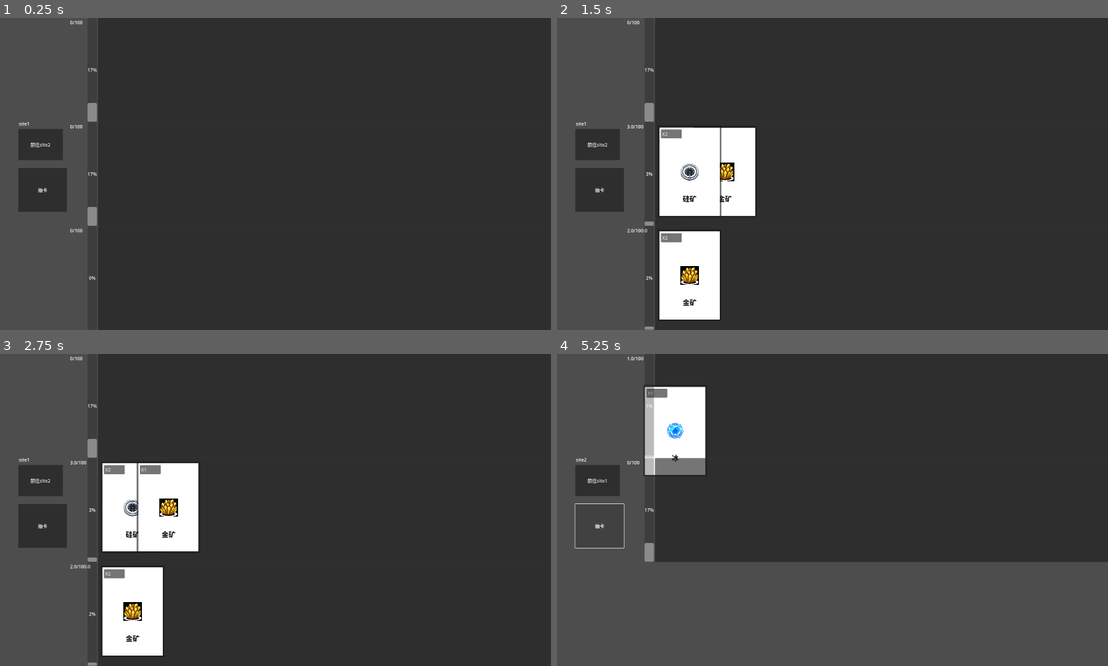
Above: before the commit, frames 1-4 (two rows, left to right).
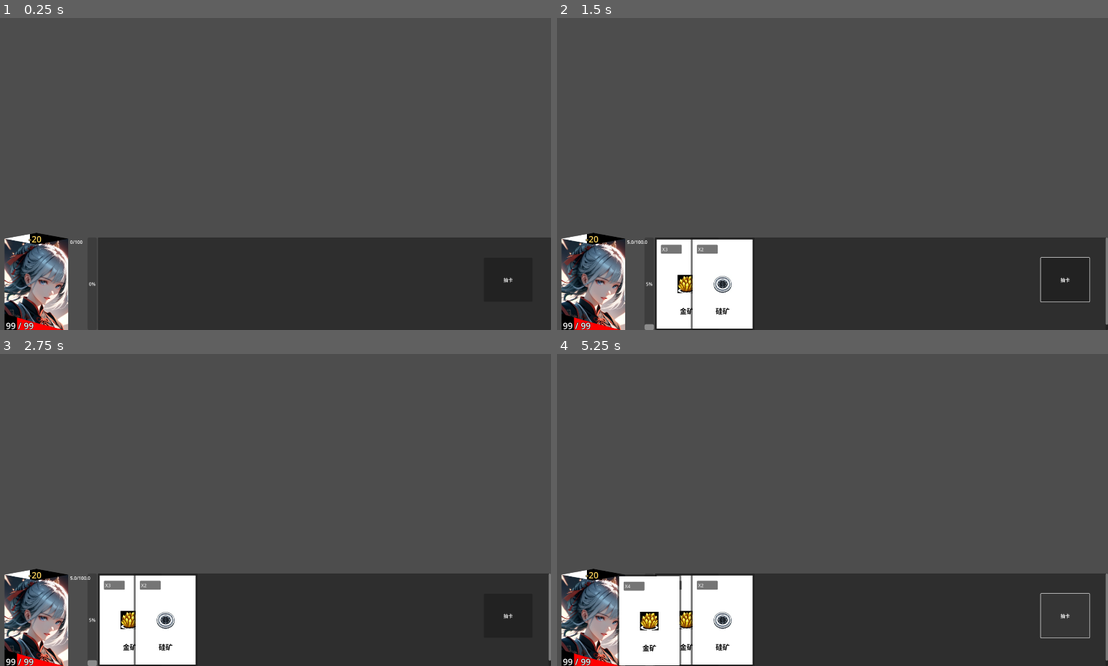
Above: after the commit, the same moments.

Repository: lwbiuchsjk/projectpp_demo_v02
Game: Godot game, scene res://testScean.tscn
Same seed, same stepped clock (60 frames per second), same inputs: the game is played once before the commit and once after it. The engine's default icon, where the game draws it, is replaced by a stand-in: a white triangle on a blue panel in a dark square.
Inputs (mouse positions are in pixels of both pictures, inside the frame that each line leads up to):
- Up to frame 1 (0.25 s): no input
- Up to frame 2 (1.5 s): click "抽卡" at 0.5 s; click (689, 170) at 1.27 s
- Up to frame 3 (2.75 s): click "X2" at 2 s
- Up to frame 4 (5.25 s): click (672, 584) at 2.75 s, where only the run after the commit has a clickable "X3"; click (705, 469) at 3.5 s, where only the run before the commit has a clickable "X1"; click (595, 481) at 4.25 s, where only the run before the commit has a clickable "前往site2"; click "抽卡" at 5 s

The runs differ from the first frame. In frame 1, 63% of the frame differs, in the area x 0-100%, y 0-100%; in frame 2, 67%; in frame 3, 66%; in frame 4, 84%.
Error before the commit: Invalid assignment of property or key 'maxWeight' with value of type 'float' on a base object of type 'null instance'. (res://site/main.gd:45)

Commit message:
添加角色血量、精神变化进度条

Diff:
--- a/cards/card.tscn
+++ b/cards/card.tscn
@@ -19,7 +19,7 @@
 Button/styles/normal = SubResource("StyleBoxFlat_ivai2")
 
 [node name="Control" type="Control"]
-custom_minimum_size = Vector2(240, 340)
+custom_minimum_size = Vector2(220, 320)
 layout_mode = 3
 anchors_preset = 0
 offset_right = 40.0
@@ -27,7 +27,7 @@
 script = ExtResource("1_nwofj")
 
 [node name="Control" type="Panel" parent="."]
-custom_minimum_size = Vector2(220, 317)
+custom_minimum_size = Vector2(220, 320)
 layout_mode = 1
 anchors_preset = -1
 anchor_right = 1.0
--- a/deck/deck.tscn
+++ b/deck/deck.tscn
@@ -2,9 +2,9 @@
 
 [ext_resource type="Script" uid="uid://bvqnbkjk3e8cp" path="res://deck/deck.gd" id="1_iau1w"]
 
-[node name="deck" type="Panel" groups=["cardDeck", "cardDropable"]]
+[node name="deck" type="Panel" groups=["cardDropable"]]
 offset_right = 1565.0
-offset_bottom = 360.0
+offset_bottom = 320.0
 script = ExtResource("1_iau1w")
 
 [node name="ScrollContainer" type="ScrollContainer" parent="."]
@@ -30,7 +30,7 @@
 layout_mode = 0
 offset_left = -36.0
 offset_right = -3.0
-offset_bottom = 359.0
+offset_bottom = 320.0
 value = 17.05
 fill_mode = 3
 
--- a/deck/handDeck.tscn
+++ b/deck/handDeck.tscn
@@ -4,7 +4,7 @@
 
 [node name="handDeck" type="Panel" groups=["cardDeck", "cardDropable"]]
 offset_right = 1565.0
-offset_bottom = 360.0
+offset_bottom = 320.0
 script = ExtResource("1_qpce8")
 
 [node name="ScrollContainer" type="ScrollContainer" parent="."]
@@ -30,7 +30,7 @@
 layout_mode = 0
 offset_left = -36.0
 offset_right = -3.0
-offset_bottom = 359.0
+offset_bottom = 320.0
 value = 17.05
 fill_mode = 3
 
--- /dev/null
+++ b/player/playerInfoPannel.tscn
@@ -0,0 +1,75 @@
+[gd_scene load_steps=6 format=3 uid="uid://o7p1yie6n1oh"]
+
+[ext_resource type="Texture2D" uid="uid://dfijlfbfhha3n" path="res://assets/image/MainFemale_1_head_1.png" id="1_x20al"]
+[ext_resource type="Texture2D" uid="uid://4ncp1rmh7sm0" path="res://assets/image/UI/HealBarUnder.png" id="2_0t2ha"]
+[ext_resource type="Texture2D" uid="uid://c87barisratbx" path="res://assets/image/UI/SpiritUnder.png" id="2_fct2u"]
+[ext_resource type="Texture2D" uid="uid://cwnysynxiph00" path="res://assets/image/UI/HealBarProgress.png" id="3_kqa1o"]
+[ext_resource type="Texture2D" uid="uid://j3i7xcpaxa5m" path="res://assets/image/UI/SpiritProgress.png" id="3_vidd3"]
+
+[node name="PlayerInfoPannel" type="Control"]
+layout_mode = 3
+anchors_preset = 0
+offset_right = 220.0
+offset_bottom = 320.0
+
+[node name="PlayerImage" type="TextureRect" parent="."]
+clip_contents = true
+layout_mode = 0
+offset_right = 220.0
+offset_bottom = 320.0
+texture = ExtResource("1_x20al")
+expand_mode = 1
+stretch_mode = 6
+
+[node name="SpiritInfo" type="Control" parent="."]
+layout_mode = 3
+anchors_preset = 0
+offset_top = -20.0
+offset_right = 220.0
+offset_bottom = 20.0
+
+[node name="SpiritBar" type="TextureProgressBar" parent="SpiritInfo"]
+offset_right = 220.0
+offset_bottom = 60.0
+max_value = 200.0
+value = 80.0
+texture_under = ExtResource("2_fct2u")
+texture_progress = ExtResource("3_vidd3")
+
+[node name="SpiritString" type="Label" parent="SpiritInfo"]
+layout_mode = 0
+offset_left = 55.0
+offset_right = 158.0
+offset_bottom = 45.0
+theme_override_colors/font_color = Color(1, 0.843137, 0.372549, 1)
+theme_override_colors/font_outline_color = Color(0, 0, 0, 1)
+theme_override_constants/outline_size = 5
+theme_override_font_sizes/font_size = 30
+text = "-20"
+horizontal_alignment = 1
+
+[node name="HealthInfo" type="Control" parent="."]
+layout_mode = 3
+anchors_preset = 0
+offset_top = 260.0
+offset_right = 220.0
+offset_bottom = 320.0
+
+[node name="HealthBar" type="TextureProgressBar" parent="HealthInfo"]
+offset_right = 220.0
+offset_bottom = 60.0
+value = 80.0
+fill_mode = 1
+texture_under = ExtResource("2_0t2ha")
+texture_progress = ExtResource("3_kqa1o")
+
+[node name="HealthString" type="Label" parent="HealthInfo"]
+layout_mode = 0
+offset_left = 5.0
+offset_top = 20.0
+offset_right = 108.0
+offset_bottom = 65.0
+theme_override_colors/font_outline_color = Color(0, 0, 0, 1)
+theme_override_constants/outline_size = 5
+theme_override_font_sizes/font_size = 30
+text = "99 / 99"
--- a/site/main.gd
+++ b/site/main.gd
@@ -29,9 +29,10 @@
 				break
 
 	for c in selected_cards:
-		var randomDeck = get_tree().get_nodes_in_group("cardDeck")[randi_range(0,2)]
+		#var randomDeck = get_tree().get_nodes_in_group("cardDeck")[randi_range(0,0)]
+		var handDeck = $handDeck
 		await get_tree().create_timer(0.1).timeout
-		PlayerInfo.add_new_card(c,randomDeck,$Button)
+		PlayerInfo.add_new_card(c,handDeck,$Button)
 
 
 # 计算权重总和
--- a/site/site1.tscn
+++ b/site/site1.tscn
@@ -25,10 +25,12 @@
 offset_bottom = 40.0
 
 [node name="deck" parent="." instance=ExtResource("2_2vui8")]
+visible = false
 offset_left = 355.0
 offset_right = 1920.0
 
 [node name="deck2" parent="." groups=["saveableDecks"] instance=ExtResource("2_2vui8")]
+visible = false
 offset_left = 355.0
 offset_top = 360.0
 offset_right = 1920.0
@@ -36,18 +38,19 @@
 
 [node name="handDeck" parent="." instance=ExtResource("3_34a6l")]
 offset_left = 355.0
-offset_top = 720.0
+offset_top = 760.0
 offset_right = 1920.0
 offset_bottom = 1080.0
 
 [node name="Button" type="Button" parent="."]
-offset_left = 80.0
-offset_top = 519.0
-offset_right = 248.0
-offset_bottom = 671.0
+offset_left = 1688.0
+offset_top = 830.0
+offset_right = 1856.0
+offset_bottom = 982.0
 text = "抽卡"
 
 [node name="goToButton" type="Button" parent="."]
+visible = false
 offset_left = 80.0
 offset_top = 384.0
 offset_right = 234.0
--- a/testScean.tscn
+++ b/testScean.tscn
@@ -1,7 +1,8 @@
-[gd_scene load_steps=3 format=3 uid="uid://bf6gbw70vnbbg"]
+[gd_scene load_steps=4 format=3 uid="uid://bf6gbw70vnbbg"]
 
 [ext_resource type="Script" uid="uid://wnq72km4wsvd" path="res://test_scean.gd" id="1_qgpw2"]
 [ext_resource type="PackedScene" uid="uid://cper56cxk0sl1" path="res://site/site1.tscn" id="2_i2vi0"]
+[ext_resource type="PackedScene" uid="uid://o7p1yie6n1oh" path="res://player/playerInfoPannel.tscn" id="3_ef8qq"]
 
 [node name="Control" type="Control"]
 layout_mode = 3
@@ -15,3 +16,9 @@
 script = ExtResource("1_qgpw2")
 
 [node name="site1" parent="." instance=ExtResource("2_i2vi0")]
+
+[node name="PlayerInfoPannel" parent="." instance=ExtResource("3_ef8qq")]
+offset_left = 32.0
+offset_top = 764.0
+offset_right = 252.0
+offset_bottom = 1084.0
Binary file added: assets/image/MainFemale_1_head_1.png
Not shown, added: assets/image/MainFemale_1_head_1.png.import
Binary file added: assets/image/UI/HealBarProgress.png
Not shown, added: assets/image/UI/HealBarProgress.png.import
Binary file added: assets/image/UI/HealBarUnder.png
Not shown, added: assets/image/UI/HealBarUnder.png.import
Binary file added: assets/image/UI/SpiritProgress.png
Not shown, added: assets/image/UI/SpiritProgress.png.import
Binary file added: assets/image/UI/SpiritUnder.png
Not shown, added: assets/image/UI/SpiritUnder.png.import
Binary file added: player/MainFemale_1_head_1.png
Not shown, added: player/MainFemale_1_head_1.png.import
(and 2 more such lines)
